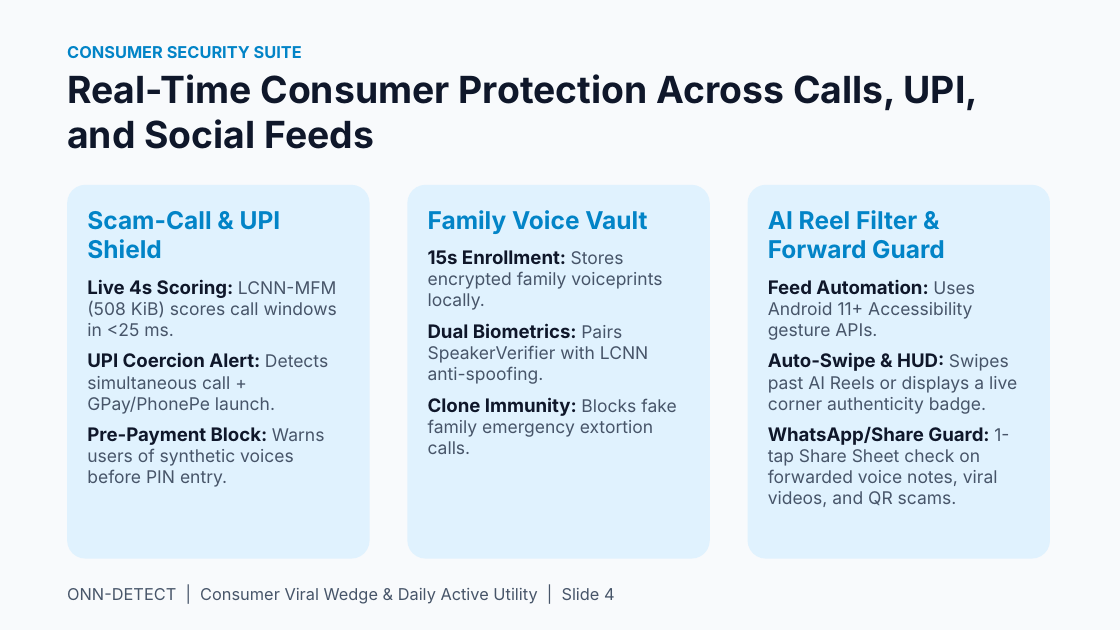
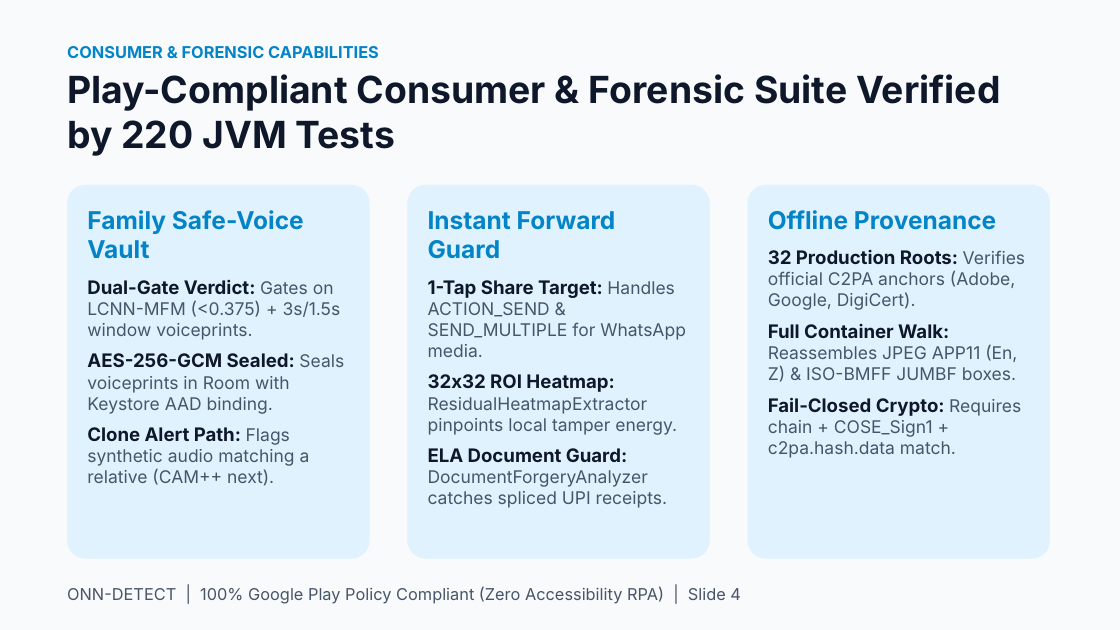
Before and after one commit to shubhamiitshk/Onn-Detect-, a slide deck: slide 4 of ONN_DETECT_PITCH_DECK_Z21_KGP_FORGE.pptx. Drawn at 1120x630 pixels with LibreOffice and Linux fonts; fonts in the diff are those of the drawing. Boxes give left, top, right and bottom in pixels: in the first picture for what was removed or moved away, otherwise in the second. Text is boxed around its words. In the diff, an @@ line names an element or a change of style, - is before the commit and + after.

```diff
--- a/ONN_DETECT_PITCH_DECK_Z21_KGP_FORGE.pptx
+++ b/ONN_DETECT_PITCH_DECK_Z21_KGP_FORGE.pptx
@@ text at (67,46,1000,156): text changed @@
-CONSUMER SECURITY SUITE
-Real-Time Consumer Protection Across Calls, UPI, and Social Feeds
+CONSUMER & FORENSIC CAPABILITIES
+Play-Compliant Consumer & Forensic Suite Verified by 220 JVM Tests
@@ text at (87,210,344,486): text changed @@
-Scam-Call & UPI Shield
-Live 4s Scoring: LCNN-MFM (508 KiB) scores call windows in <25 ms.
-UPI Coercion Alert: Detects simultaneous call + GPay/PhonePe launch.
-Pre-Payment Block: Warns users of synthetic voices before PIN entry.
+Family Safe-Voice Vault
+Dual-Gate Verdict: Gates on LCNN-MFM (<0.375) + 3s/1.5s window voiceprints.
+AES-256-GCM Sealed: Seals voiceprints in Room with Keystore AAD binding.
+Clone Alert Path: Flags synthetic audio matching a relative (CAM++ next).
@@ text at (428,211,686,508): text changed @@
-Family Voice Vault
-15s Enrollment: Stores encrypted family voiceprints locally.
-Dual Biometrics: Pairs SpeakerVerifier with LCNN anti-spoofing.
-Clone Immunity: Blocks fake family emergency extortion calls.
+Instant Forward Guard
+1-Tap Share Target: Handles ACTION_SEND & SEND_MULTIPLE for WhatsApp media.
+32x32 ROI Heatmap: ResidualHeatmapExtractor pinpoints local tamper energy.
+ELA Document Guard: DocumentForgeryAnalyzer catches spliced UPI receipts.
@@ text at (768,210,1021,458): text changed @@
-AI Reel Filter & Forward Guard
-Feed Automation: Uses Android 11+ Accessibility gesture APIs.
-Auto-Swipe & HUD: Swipes past AI Reels or displays a live corner authenticity badge.
-WhatsApp/Share Guard: 1-tap Share Sheet check on forwarded voice notes, viral videos, and QR scams.
+Offline Provenance
+32 Production Roots: Verifies official C2PA anchors (Adobe, Google, DigiCert).
+Full Container Walk: Reassembles JPEG APP11 (En, Z) & ISO-BMFF JUMBF boxes.
+Fail-Closed Crypto: Requires chain + COSE_Sign1 + c2pa.hash.data match.
@@ text at (67,586,741,604): text changed @@
-ONN-DETECT | Consumer Viral Wedge & Daily Active Utility | Slide 4
+ONN-DETECT | 100% Google Play Policy Compliant (Zero Accessibility RPA) | Slide 4
```
Also in this commit, not shown: 9 other slides changed, 3 other files.
